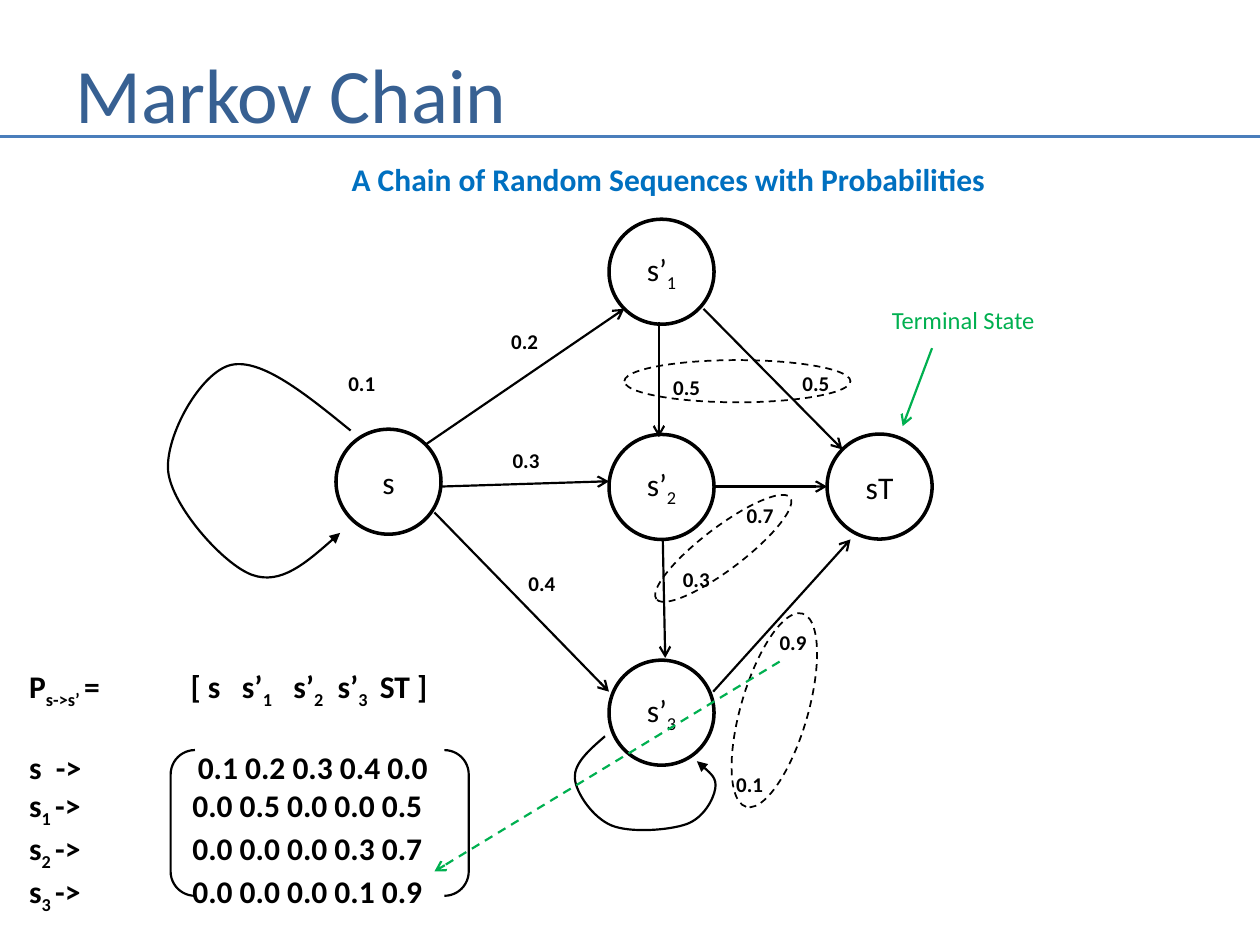
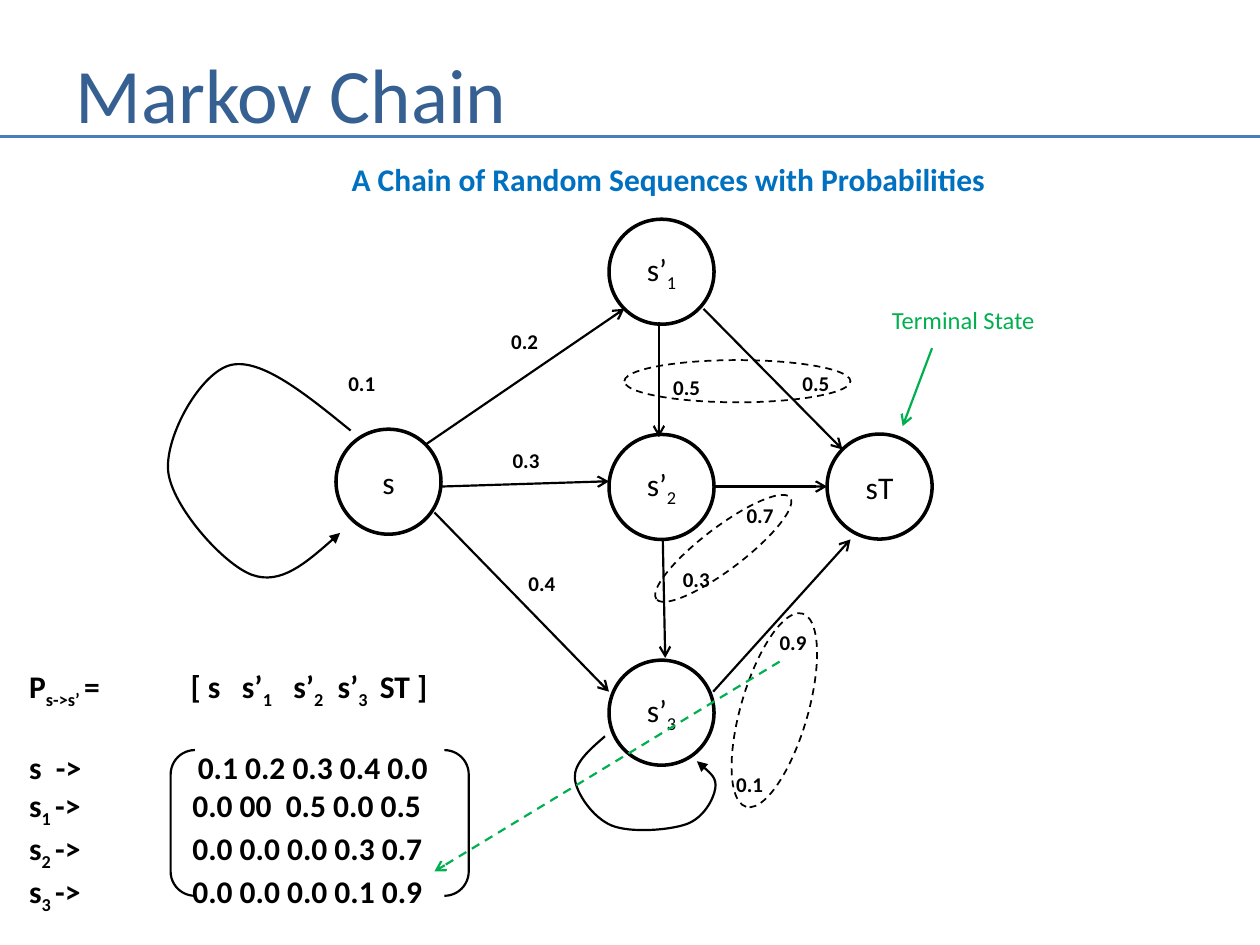
Before and after one commit to andrewferlitsch/Portland-Data-Science-Group, a slide deck: slide 8 of Presentations/AI - Markov.pptx. Drawn at 1260x945 pixels with LibreOffice and Linux fonts; fonts in the diff are those of the drawing. Boxes give left, top, right and bottom in pixels: in the first picture for what was removed or moved away, otherwise in the second. Text is boxed around its words. In the diff, an @@ line names an element or a change of style, - is before the commit and + after.

```diff
--- a/Presentations/AI - Markov.pptx
+++ b/Presentations/AI - Markov.pptx
@@ text at [192, 796, 421, 818]: text changed @@
-s1 -> 0.0 0.5 0.0 0.0 0.5
+s1 -> 0.0 00 0.5 0.0 0.5
```
Also in this commit, not shown: 2 other files.
